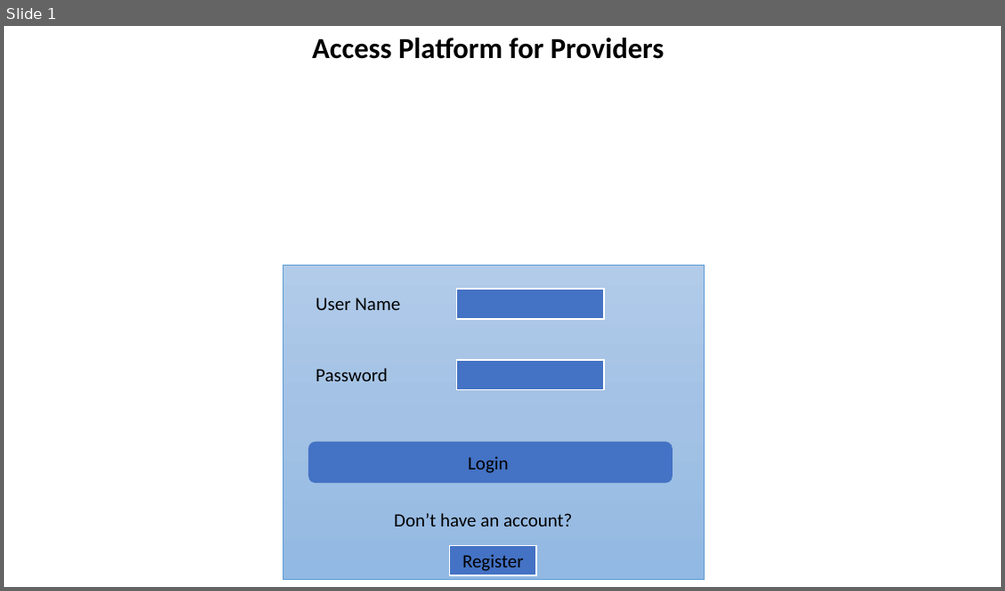
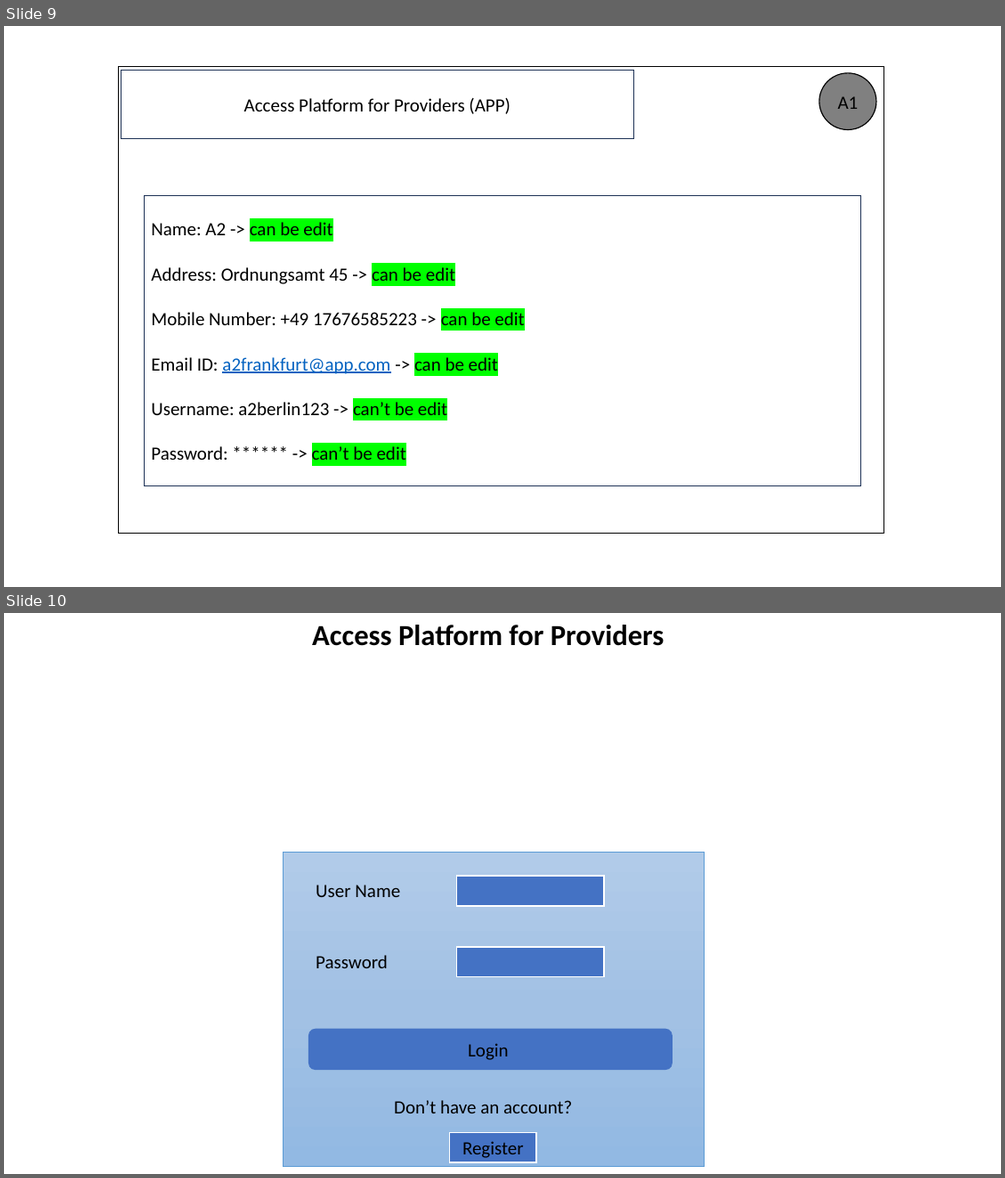
Before and after one commit to IndranilSaha09/ADCCE, a slide deck: Sprint 2/Front end design.pptx. Shown one above the other, each under a label of ours: slide 1 before the commit, slides 9 and 10 after it. The pictures are 1005x591 and 1005x1178 pixels, drawn with LibreOffice and Linux fonts; fonts in the diff are those of the drawing; background and template pictures are left out. Boxes give left, top, right and bottom in pixels: in the first picture for what was removed or moved away, otherwise in the second. Text is boxed around its words. In the diff, an @@ line names an element or a change of style, - is before the commit and + after.

```diff
--- a/Sprint 2/Front end design.pptx
+++ b/Sprint 2/Front end design.pptx
@@ slide 9 added at (4,26,1001,587), background #FFFFFF @@
@@ rectangle added at (119,66,884,534), outline #000000 1 pt @@
@@ rectangle added at (121,70,633,139), outline #1E3256 1 pt, 18 pt, text #000000 @@
+Access Platform for Providers (APP)
@@ ellipse added at (819,73,876,130), fill #808080, outline #000000 1 pt, 18 pt, text #000000 @@
+A1
@@ rectangle added at (144,196,861,486), outline #1E3256 1 pt, 18 pt, text #000000 @@
+Name: A2 -> can be edit
+Address: Ordnungsamt 45 -> can be edit
+Mobile Number: +49 17676585223 -> can be edit
+Email ID: a2frankfurt@app.com -> can be edit
+Username: a2berlin123 -> can’t be edit
+Password: ****** -> can’t be edit
@@ what was slide 1 is now slide 10 @@
```
Also in this commit, not shown: 8 other slides added, 1 other file.
